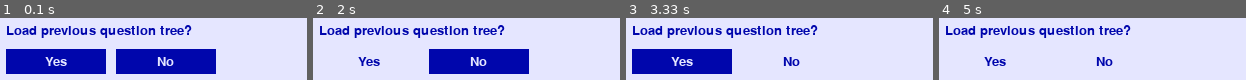
Above: before the commit, frames 1-4 (left to right).
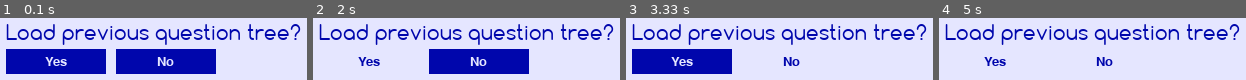
Above: after the commit, the same moments.

Repository: CodeSkool/SimpleGUI2Pygame
Game: pygame game, started from Videos/2013Jul07Sun/20_questions.py
Two runs of this game, one before a commit and one after it. Both use one fixed random seed, a clock stepped at 60 frames per second and the inputs below. The source is Python 2; it was converted automatically to run under Python 3.
Inputs (mouse positions are in pixels of both pictures, inside the frame that each line leads up to):
- Up to frame 1 (0.1 s): no input
- Up to frame 2 (2 s): press the mouse at (368, 60) at 0.37 s; move the mouse to (outside the picture) at 0.47 s; release the mouse at (outside the picture) at 0.6 s; press the mouse at (368, 60) at 0.7 s; move the mouse to (outside the picture) at 0.8 s; release the mouse at (outside the picture) at 0.93 s; press the mouse at (368, 60) at 1.03 s; move the mouse to (outside the picture) at 1.13 s; release the mouse at (outside the picture) at 1.27 s; press the mouse at (368, 60) at 1.37 s; move the mouse to (outside the picture) at 1.47 s; release the mouse at (outside the picture) at 1.6 s; press the mouse at (368, 60) at 1.7 s; move the mouse to (outside the picture) at 1.8 s; release the mouse at (outside the picture) at 1.93 s
- Up to frame 3 (3.33 s): press the mouse at (681, 60) at 2.03 s; move the mouse to (outside the picture) at 2.13 s; release the mouse at (outside the picture) at 2.27 s; press the mouse at (681, 60) at 2.37 s; move the mouse to (outside the picture) at 2.47 s; release the mouse at (outside the picture) at 2.6 s; press the mouse at (791, 60) at 2.7 s; move the mouse to (outside the picture) at 2.8 s; release the mouse at (outside the picture) at 2.93 s; press the mouse at (681, 60) at 3.03 s; move the mouse to (outside the picture) at 3.13 s; release the mouse at (outside the picture) at 3.27 s
- Up to frame 4 (5 s): press the mouse at (994, 60) at 3.37 s; move the mouse to (outside the picture) at 3.47 s; release the mouse at (outside the picture) at 3.6 s; press the mouse at (1104, 60) at 3.7 s; move the mouse to (outside the picture) at 3.8 s; release the mouse at (outside the picture) at 3.93 s; press the mouse at (1104, 60) at 4.03 s; move the mouse to (outside the picture) at 4.13 s; release the mouse at (outside the picture) at 4.27 s; press the mouse at (994, 60) at 4.37 s; move the mouse to (outside the picture) at 4.47 s; release the mouse at (outside the picture) at 4.6 s; press the mouse at (994, 60) at 4.7 s; move the mouse to (outside the picture) at 4.8 s; release the mouse at (outside the picture) at 4.93 s

The runs differ from the first frame. In frame 1, 11% of the frame differs, in the area x 1-99%, y 9-44%; in frame 2, 11%; in frame 3, 11%; in frame 4, 11%.

Commit message:
Added pygame2exe.py; completed work on whack_a_dot.py; added draw_circle to ui.UI; fixed a bug in pgxtra.py.

Diff:
--- a/Videos/2013Jul07Sun/pgxtra.py
+++ b/Videos/2013Jul07Sun/pgxtra.py
@@ -62,6 +62,7 @@
 
         rect = self.image.get_rect()
         self.rect = (rect[0]+location[0], rect[1]+location[1], rect[2], rect[3])
+        self.surface_rect = None
         self.enabled = True
         pygame.mouse.set_visible(True)
 
@@ -115,12 +116,12 @@
             if event.type == pygame.MOUSEBUTTONDOWN and event.button == 1:
                 pos = pygame.mouse.get_pos()
                 surface_rect = self.get_surface_rect()
-                if surface_rect.collidepoint(pos):
+                if surface_rect <> None and surface_rect.collidepoint(pos):
                     self.click_press()
             elif event.type == pygame.MOUSEBUTTONUP and event.button == 1:
                 pos = pygame.mouse.get_pos()
                 surface_rect = self.get_surface_rect()
-                if surface_rect.collidepoint(pos):
+                if surface_rect <> None and surface_rect.collidepoint(pos):
                     self.click_release()
 
 
--- /dev/null
+++ b/Videos/2013Jul07Sun/pygame2exe.py
@@ -0,0 +1,143 @@
+##############################################################################
+# 2exe.py
+##############################################################################
+# Script for invoking py2exe to turn a game into an exe
+##############################################################################
+
+##############################################################################
+# IMPORTS
+##############################################################################
+from distutils.core import setup
+import py2exe
+import sys
+import os
+import glob
+import shutil
+import pygame
+from modulefinder import Module
+
+##############################################################################
+# GLOBAL DATA
+##############################################################################
+
+VERSION = 'VERSION'
+AUTHOR_NAME = 'AUTHOR_NAME'
+AUTHOR_EMAIL = 'AUTHOR_EMAIL'
+AUTHOR_URL = "AUTHOR_URL"
+PRODUCT_NAME = "PRODUCT_NAME"
+SCRIPT_MAIN = 'whack_a_dot.py'
+VERSIONSTRING = PRODUCT_NAME + " ALPHA " + VERSION
+
+PYGAMEDIR = os.path.split(pygame.base.__file__)[0]
+
+ICONFILE = None
+
+#all .dlls from the pygame directory will be copied to the dist dir
+SDL_DLLS = glob.glob(os.path.join(PYGAMEDIR,'*.dll'))
+
+#if true, the build directory will be deleted at the end of the build
+REMOVE_BUILD_ON_EXIT = True
+
+#Extra files to be included in the dist directory
+                  #directory #files
+extra_files = [ #("",        ["README.txt"]),
+              ]
+
+#list of modules to be excluded from the .exe
+MODULE_EXCLUDES =[
+'email',
+'AppKit',
+'Foundation',
+'bdb',
+'difflib',
+'tcl',
+'Tkinter',
+'Tkconstants',
+'curses',
+'distutils',
+'setuptools',
+'urllib',
+'urllib2',
+'urlparse',
+'BaseHTTPServer',
+'_LWPCookieJar',
+'_MozillaCookieJar',
+'ftplib',
+'gopherlib',
+'_ssl',
+'htmllib',
+'httplib',
+'mimetools',
+'mimetypes',
+'rfc822',
+'tty',
+'webbrowser',
+'socket',
+'base64',
+'compiler',
+'pydoc']
+
+
+INCLUDE_STUFF = ['encodings',"encodings.latin_1",]
+
+##############################################################################
+# OVERRIDE OF BUILDEXE
+##############################################################################
+
+#override is used to ensure the default font is included
+class BuildExe(py2exe.build_exe.py2exe):
+   def copy_extensions(self,extensions):
+      defaultFont = os.path.join(PYGAMEDIR,pygame.font.get_default_font())
+
+      extensions.append(Module("pygame.font",defaultFont))
+      py2exe.build_exe.py2exe.copy_extensions(self,extensions)
+
+##############################################################################
+# EXECUTION
+##############################################################################
+
+#append 'py2exe' to the arguments to invoke py2exe
+sys.argv.append("py2exe")
+
+#if the dist directory already exists, delete it
+if os.path.exists('dist/'): shutil.rmtree('dist/')
+
+#call setup with the correct parameters
+setup(
+   cmdclass = {'py2exe':BuildExe},
+   windows=[
+             {'script': SCRIPT_MAIN,
+               'other_resources': [(u"VERSIONTAG",1,VERSIONSTRING)]}],
+               #'icon_resources': [(1,"pygame.ico")]}],
+   options = {"py2exe": {
+                         "optimize": 2,
+                         "includes": INCLUDE_STUFF,
+                         "compressed": 1,
+                         "ascii": 1,
+                         "bundle_files": 2,
+                         "ignores": ['tcl','AppKit','Numeric','Foundation'],
+                        "excludes": MODULE_EXCLUDES} },
+   name = PRODUCT_NAME,
+   version = VERSION,
+   data_files = extra_files,
+   zipfile = None,
+   author = AUTHOR_NAME,
+   author_email = AUTHOR_EMAIL,
+   url = AUTHOR_URL)
+
+
+#clean up
+if os.path.exists('dist/tcl'): shutil.rmtree('dist/tcl')
+
+# Remove the build tree
+if REMOVE_BUILD_ON_EXIT:
+     shutil.rmtree('build/')
+
+if os.path.exists('dist/tcl84.dll'): os.unlink('dist/tcl84.dll')
+if os.path.exists('dist/tk84.dll'): os.unlink('dist/tk84.dll')
+
+for f in SDL_DLLS:
+    fname = os.path.basename(f)
+    try:
+        shutil.copyfile(f,os.path.join('dist',fname))
+    except: pass
--- a/Videos/2013Jul07Sun/ui.py
+++ b/Videos/2013Jul07Sun/ui.py
@@ -69,18 +69,27 @@
             # always quit, even if there are exceptions
             quit()
 
-    def draw_text(self, screen, text, location=None):
+    def draw_text(self, screen, text, location=None, font_size=None, align=-1):
         """Draw the specified text to the screen at the specified location.
         Return the text surface.
         """
+        assert align >= -1 and align <= 1, "align must be -1, 0, or 1"
         if location == None:
-                location = (10, 10)
+            location = (10, 10)
+        if font_size == None:
+            font_size = self.font
         if pygame.font:
-            font = pygame.font.Font(None, self.font)
+            font = pygame.font.Font("Comfortaa-Regular.ttf", font_size)
             text = font.render(text, 1, pygame.Color(self.fg_color))
             textpos = text.get_rect()
-            textpos.x = location[0]
-            textpos.y = location[1]
+
+            if align == -1:
+                textpos.x, textpos.y = location[0], location[1]
+            elif align == 0:
+                textpos.centerx, textpos.centery = location[0], location[1]
+            else:
+                textpos.right, textpos.y = location[0], location[1]
+
             screen.blit(text, textpos)
             return text
 
@@ -89,13 +98,15 @@
         """
         return self.draw_text(screen, text, location)
 
-    def add_input(self, screen, text, handler, location=None, size=None):
+    def add_input(self, screen, text, handler, location=None, size=None, font_size=None, len_cap=0):
         """Add a new InputField to the UI."""
         if location == None:
             location = (10, 10)
         if size == None:
             size = (100, 25)
-        textinput = pgxtra.InputField(screen, text, self.bg_color, self.fg_color, location, size, handler, self.font)
+        if font_size == None:
+            font_size = self.font
+        textinput = pgxtra.InputField(screen, text, self.bg_color, self.fg_color, location, size, handler, font_size=font_size, len_cap=len_cap)
         textinput.enabled = True
         self.controls.append(textinput)
         return textinput
@@ -111,6 +122,14 @@
         button.enabled = True
         self.controls.append(button)
         return button
+
+    def draw_circle(self, screen, color=None, pos=None, radius=10, width=0):
+        if color == None:
+            color = self.fg_color
+            color = UI.jules_colors["blue"]
+        if pos == None:
+            pos = (radius, radius)
+        return pygame.draw.circle(screen, color, pos, radius, width)
 
 def quit():
     """Stop Pygame and exit the program."""
--- a/Videos/2013Jul07Sun/whack_a_dot.py
+++ b/Videos/2013Jul07Sun/whack_a_dot.py
@@ -14,26 +14,293 @@
 # Display the final score, record the user's initials if they got a high score.
 # Display the logo / high-score list loop
 
+import filehelper
+from state import State
+from ui import UI
+import pygame, pygame.event, pygame.time
+import random, itertools, functools
+
+class TimerEvents:
+    ScreenSaver = pygame.USEREVENT + 1
+    GameStart = pygame.USEREVENT + 2
+    Playing = pygame.USEREVENT + 3
+    GameOver = pygame.USEREVENT + 4
+    def start(self, eventid, milliseconds=1000):
+        pygame.time.set_timer(eventid, int(milliseconds))
+    def stop(self, eventid):
+        pygame.time.set_timer(eventid, 0)
+
+class HighScores:
+    high_scores = None
+    def __init__(self):
+        self.high_scores_file = "high_scores.pkl"
+    def load(self):
+        HighScores.high_scores = filehelper.FileHelper(self.high_scores_file).load()
+        if HighScores.high_scores == None:
+            keys = [i + 1 for i in range(10)]
+            values = [("ACE", 100 * (i+1)) for i in range(10, 0, -1)]
+            HighScores.high_scores = dict(itertools.izip(keys, values))
+    def save(self):
+        filehelper.FileHelper(self.high_scores_file).save(HighScores.high_scores)
+
 # screen_saver
     # Game starts with a logo "Whack-A-Dot", prompt "Click to begin".
     #   After 10 seconds, display the high scores.
     #   After 20 seconds return to the logo.
     # User click >>> game_start
+class ScreenSaver(State):
+    def __init__(self, current=0):
+        State.__init__(self)
+        self.nextState = GameStart
+        logo_duration = 5 * 1000
+        scores_duration = 5 * 1000
+        self.displays = [(logo_duration, self.draw_logo),
+                        (scores_duration, self.draw_high_scores)]
+        self.eventid = TimerEvents.ScreenSaver
+        self.current = current
+        self.draw = self.displays[self.current][1]
+
+    def start(self):
+        TimerEvents().start(eventid=self.eventid,
+                            milliseconds=self.displays[self.current][0])
+        State.start(self)
+
+    def handle(self, event):
+        if event.type == pygame.MOUSEBUTTONDOWN:
+            TimerEvents().stop(self.eventid)
+            self.transition()
+        elif event.type == self.eventid:
+            self.increment_display()
+            self.draw = self.displays[self.current][1]
+            TimerEvents().start(eventid=self.eventid,
+                                milliseconds=self.displays[self.current][0])
+    def increment_display(self):
+        self.current += 1
+        if self.current >= len(self.displays):
+            self.current = 0
+
+    def update(self, screen):
+        self.draw(screen)
+
+    def draw_high_scores(self, screen):
+        scores = HighScores.high_scores
+        caption = "High Scores"
+        self.ui.draw_text(screen, caption, font_size=40, location=(screen.get_width() / 2, screen.get_height() / 11), align=0)
+        spacing = 40
+        dots = "".join([" ." for i in range(spacing)])
+        for key, (name, score) in sorted(scores.items()):
+            txt = "".join([name, dots, str(score)])
+            self.ui.draw_text(screen, txt, font_size=20, location=(screen.get_width() / 2, (key + 1) * screen.get_height() / 12), align=0)
+
+    def draw_logo(self, screen):
+        logo = "Whack-a-Dot"
+        prompt = "Click to begin"
+        self.ui.draw_text(screen, logo, font_size=60, location=(screen.get_width() / 2, screen.get_height() / 3), align=0)
+        self.ui.draw_text(screen, prompt, font_size=40, location=(screen.get_width() / 2, screen.get_height() / 2), align=0)
+
 # game_start
     # Player starts with 3 lives
     # Prompt: Click when ready
     # Game counts down: 3, 2, 1... GO!
     # >>> playing
+class GameStart(State):
+    def __init__(self, lives=3, score=0):
+        State.__init__(self)
+        self.lives = lives
+        self.score = score
+        self.nextState = lambda: Playing(self.lives, self.score)
+        self.prompt = "Ready?"
+        self.countdown_step = 500
+        self.count = 3
+        self.text = self.prompt
+        self.eventid = TimerEvents.GameStart
+    def start(self):
+        self.start_timer()
+        State.start(self)
+
+    def handle(self, event):
+        if event.type == self.eventid:
+            self.text = str(self.count)
+            if self.count == 0:
+                self.text = "GO!"
+            elif self.count < 0:
+                self.stop_timer()
+            self.count -= 1
+
+    def start_timer(self):
+        TimerEvents().start(eventid=self.eventid,
+                            milliseconds=self.countdown_step)
+    def stop_timer(self):
+        TimerEvents().stop(eventid=self.eventid)
+        self.transition()
+
+    def update(self, screen):
+        self.ui.draw_text(screen, self.text, font_size=80, location=(screen.get_width() / 2, screen.get_height() / 2), align=0)
+        lives = "Lives: " + str(self.lives)
+        score = "Score: " + str(self.score)
+        self.ui.draw_text(screen, lives, font_size=40, location=(10, screen.get_height() / 10), align=-1)
+        self.ui.draw_text(screen, score, font_size=40, location=(screen.get_width(), screen.get_height() / 10), align=1)
+
 # game_over
     # Display the final score, record the user's initials if they got a high score.
     # >>> screen_saver
+class GameOver(State):
+    def __init__(self, score):
+        State.__init__(self)
+        self.nextState = lambda: ScreenSaver(current=1)
+        self.eventid = TimerEvents.GameOver
+        self.score = score
+        self.countdown = 5 * 1000
+        for key, (name, value) in sorted(HighScores.high_scores.items()):
+            if score > value:
+                self.replace = key
+                break
+        else:
+            self.replace = None
+
+    def start(self):
+        if self.replace == None:
+            TimerEvents().start(self.eventid, self.countdown)
+        State.start(self)
+
+    def handle(self, event):
+        if event.type == self.eventid:
+            self.transition()
+
+    def transition(self):
+        TimerEvents().stop(self.eventid)
+        State.transition(self)
+
+    def input_text(self, text):
+        new_scores = {}
+        text = text.upper()
+        old_scores = sorted(HighScores.high_scores.keys())
+        index = old_scores.index(self.replace)
+        for key in old_scores[:index]:
+            new_scores[key] = HighScores.high_scores[key]
+        new_scores[self.replace] = (text, self.score)
+        for index in xrange(index + 1, len(HighScores.high_scores)):
+            new_scores[old_scores[index]] = HighScores.high_scores[old_scores[index - 1]]
+        HighScores.high_scores = new_scores
+        high_scores.save()
+        self.transition()
+
+    def setup(self, screen):
+        if self.replace == None:
+            pass
+        else:
+            size = (75, 50)
+            location = ((screen.get_width() / 2) - (size[0] / 2),
+                        6 * screen.get_height() / 10)
+            self.ui.add_input(screen, "___",
+                          lambda text: self.input_text(text),
+                          location=location, size=size,
+                          font_size=30,
+                          len_cap=3)
+
+    def update(self, screen):
+        if self.replace == None:
+            self.ui.draw_text(screen, "Game Over", font_size=40, location=(screen.get_width() / 2, screen.get_height() / 10), align=0)
+            self.ui.draw_text(screen, "Your Score: " + str(self.score), font_size=40, location=(screen.get_width() / 2, 3 * screen.get_height() / 10), align=0)
+        else:
+            self.ui.draw_text(screen, "Game Over", font_size=40, location=(screen.get_width() / 2, screen.get_height() / 10), align=0)
+            self.ui.draw_text(screen, "New High Score!", font_size=40, location=(screen.get_width() / 2, 3 * screen.get_height() / 10), align=0)
+            self.ui.draw_text(screen, "Your Score: " + str(self.score), font_size=40, location=(screen.get_width() / 2, 4 * screen.get_height() / 10), align=0)
+            self.ui.draw_text(screen, "Enter your initials:", font_size=40, location=(screen.get_width() / 2, 5 * screen.get_height() / 10), align=0)
+
+
+
 # playing
     # Several circles displayed
     # A dot appears in one of the circles (chosen randomly)
     # DO: A timer counts down from 5 seconds (in tenths of a second)
-    #   Either: If the player clicks on the dot, the timer stops. The remaining time (x100) is added to the score.
+    #   Either: If the player clicks on the dot, the timer stops.
+    #           The remaining time (x100) is added to the score.
     #               >>> playing
     #   OR: If the player does not click on the dot before the timer stops, they lose one life, the game counts down from 3 again.
     #               >>> game_start
     # LOOP until no more lives
-    # game_over
+    # >>> GameOver
+class Playing(State):
+    def __init__(self, lives=3, score=0, misses=0):
+        State.__init__(self)
+        self.nextState = None
+        self.eventid = TimerEvents.Playing
+        self.score = score
+        self.lives = lives
+        self.misses = misses
+        self.countdown = 1.0 * 1000
+        self.circle_count = 5
+        self.misses_per_life = 3
+        self.start_time = pygame.time.get_ticks()
+
+    def start(self):
+        self.start_time = pygame.time.get_ticks()
+        TimerEvents().start(eventid=self.eventid, milliseconds=self.countdown)
+        State.start(self)
+
+    def handle(self, event):
+        if event.type == self.eventid:
+            if self.misses >= self.misses_per_life:
+                if self.lives > 1:
+                    self.nextState = lambda: GameStart(
+                                        lives=self.lives-1, score=self.score)
+                else:
+                    self.nextState = lambda: GameOver(score=self.score)
+            else:
+                self.nextState = lambda: Playing(lives=self.lives,
+                                    score=self.score - 50,
+                                    misses=self.misses + 1)
+            self.transition()
+        elif event.type == pygame.MOUSEBUTTONDOWN:
+            if self.dot[3] <> None and self.dot[3].collidepoint(event.pos):
+                self.nextState = lambda: Playing(lives=self.lives,
+                                misses = self.misses,
+                                score=self.score + int(self.get_time() * 100))
+                self.transition()
+
+    def setup(self, screen):
+        self.circles = []
+        dot = random.randrange(self.circle_count)
+        for i in range(self.circle_count):
+            (pos, radius, width, rect) = (((i + 1) * screen.get_width() / (self.circle_count + 1), screen.get_width() / 2),
+                                            20, 1, None)
+            if i == dot:
+                self.dot = [pos, int(radius * 0.8), 0, rect]
+            self.circles.append([pos, radius, width, rect])
+
+    def get_time(self):
+        return round(float(self.countdown - (pygame.time.get_ticks() - self.start_time)) / 1000, 1)
+
+    def update(self, screen):
+        # draw stats
+        time = str(self.get_time())
+        lives = "Lives: " + str(self.lives)
+        misses = "Misses: " + str(self.misses) + " of " + str(self.misses_per_life)
+        score = "Score: " + str(self.score)
+        self.ui.draw_text(screen, lives, font_size=40, location=(10, screen.get_height() / 10), align=-1)
+        self.ui.draw_text(screen, misses, font_size=40, location=(10, 2 * screen.get_height() / 10), align=-1)
+        self.ui.draw_text(screen, score, font_size=40, location=(screen.get_width(), screen.get_height() / 10), align=1)
+        self.ui.draw_text(screen, time, font_size=40, location=(screen.get_width(), 2 * screen.get_height() / 10), align=1)
+        # draw cirles
+        [pos, radius, width, rect] = self.dot
+        screen.lock()
+        try:
+            self.dot[3] = self.ui.draw_circle(screen, pos=pos, radius=radius, width=width)
+            for circle in self.circles:
+                [pos, radius, width, rect] = circle
+                circle[3] = self.ui.draw_circle(screen, pos=pos, radius=radius, width=width)
+        finally:
+            screen.unlock()
+
+def main():
+    global high_scores
+    high_scores = HighScores()
+    high_scores.load()
+    ScreenSaver().start()
+    #Playing().start()
+
+
+
+if __name__ == '__main__':
+    main()
Binary file added: Videos/2013Jul07Sun/Comfortaa-Regular.ttf
